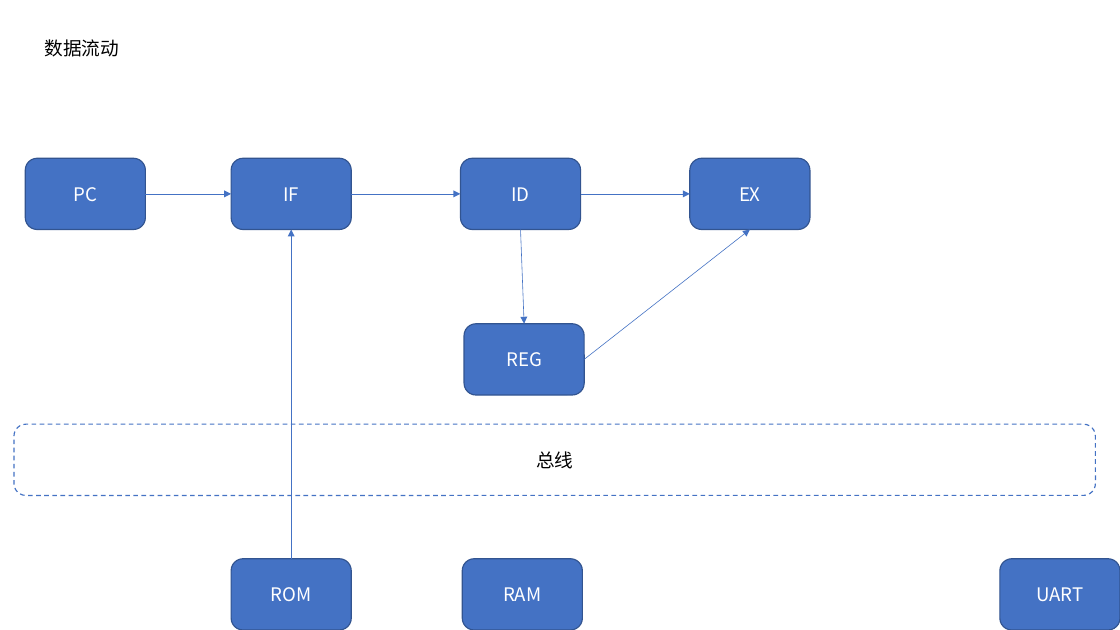
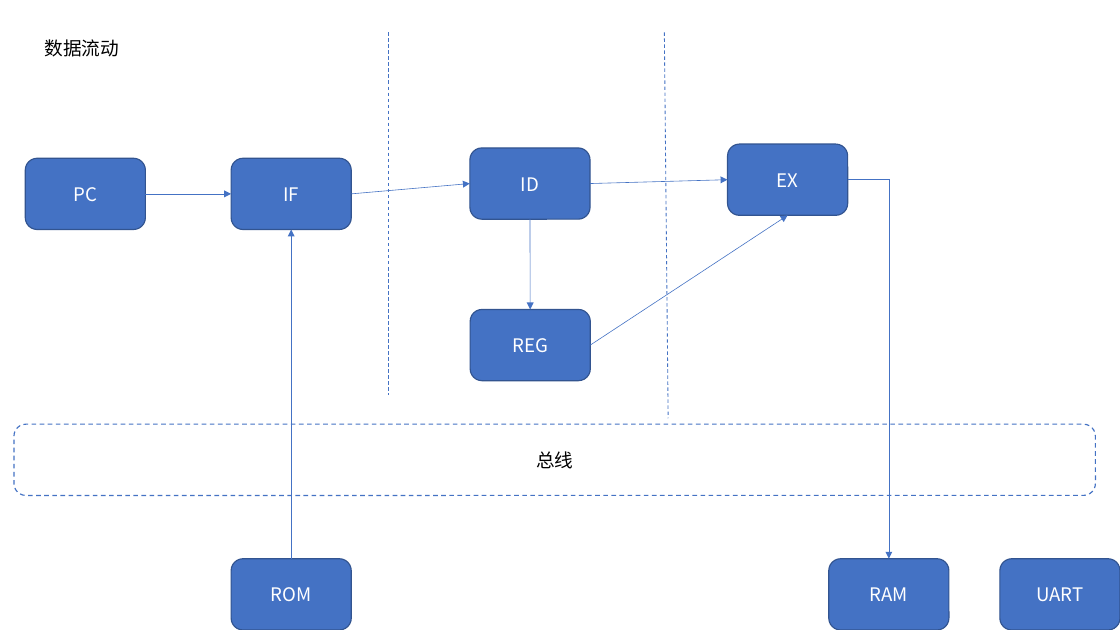
Before and after one commit to lsn42/rua, a slide deck: slide 1 of rua.pptx. Drawn at 1120x630 pixels with LibreOffice and Linux fonts; fonts in the diff are those of the drawing. Boxes give left, top, right and bottom in pixels: in the first picture for what was removed or moved away, otherwise in the second. Text is boxed around its words. In the diff, an @@ line names an element or a change of style, - is before the commit and + after.

Commit message:
ppt

```diff
--- a/rua.pptx
+++ b/rua.pptx
@@ line added from (388, 33) to (388, 395), #4472C4 0.75 pt dashed @@
@@ line added from (665, 33) to (668, 418), #4472C4 0.75 pt dashed @@
@@ rounded rectangle "ID" moved from (x1=460, y1=158, x2=581, y2=229) to (x1=470, y1=148, x2=590, y2=219) @@
@@ rounded rectangle "EX" moved from (x1=690, y1=158, x2=810, y2=229) to (x1=728, y1=145, x2=848, y2=216) @@
@@ arrow moved from (351, 194) - (460, 194) to (351, 194) - (470, 184) @@
@@ arrow moved from (581, 194) - (690, 194) to (590, 184) - (728, 180) @@
@@ elbow arrow added from (848, 180) to (889, 559), #4472C4 0.5 pt @@
@@ arrow moved from (521, 229) - (524, 323) to (530, 219) - (530, 309) @@
@@ arrow moved from (584, 360) - (750, 229) to (591, 345) - (788, 215) @@
@@ rounded rectangle "REG" moved from (x1=464, y1=323, x2=584, y2=395) to (x1=471, y1=309, x2=591, y2=381) @@
@@ rounded rectangle "RAM" moved from (x1=462, y1=559, x2=582, y2=630) to (x1=829, y1=559, x2=949, y2=630) @@
```
Also in this commit, not shown: 1 slide added, 4 other files.
